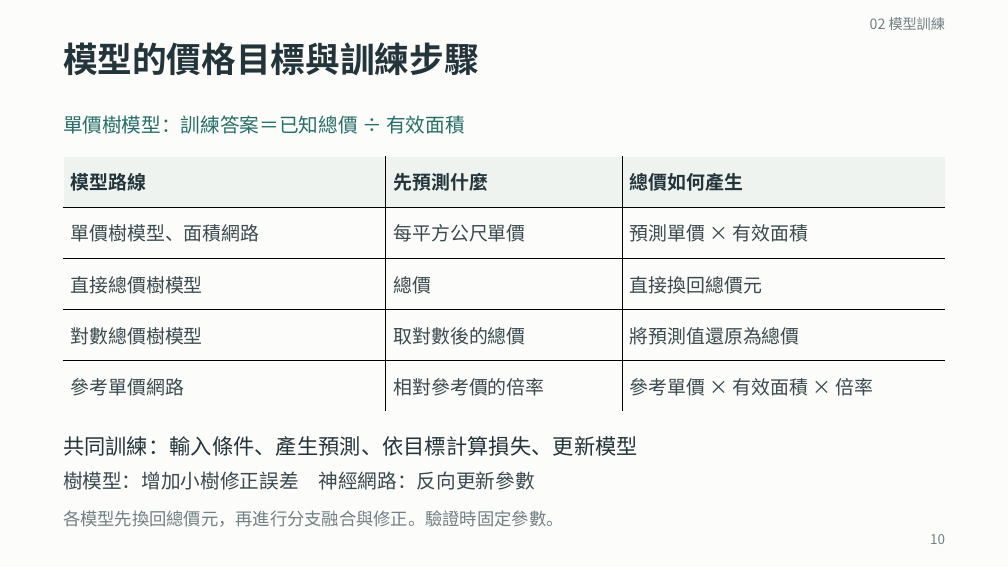
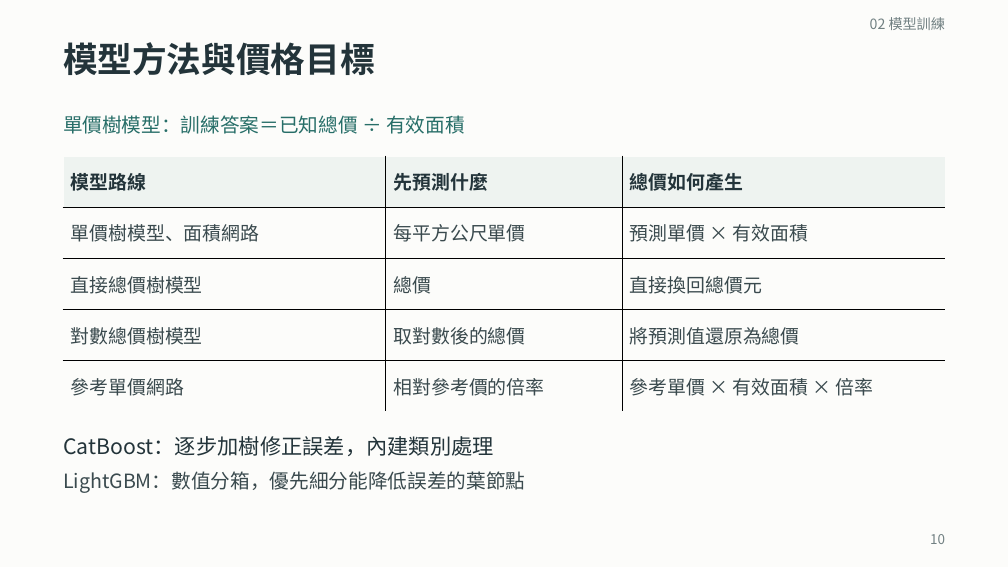
Before and after one commit to ziyi930108/nycu-house-price-regression, a slide deck: slide 10 of teaching/final_presentation/台灣房屋銷售價格預測挑戰賽_上台簡報.pptx. Drawn at 1008x567 pixels with LibreOffice and Linux fonts; fonts in the diff are those of the drawing. Boxes give left, top, right and bottom in pixels: in the first picture for what was removed or moved away, otherwise in the second. Text is boxed around its words. In the diff, an @@ line names an element or a change of style, - is before the commit and + after.

```diff
--- a/teaching/final_presentation/台灣房屋銷售價格預測挑戰賽_上台簡報.pptx
+++ b/teaching/final_presentation/台灣房屋銷售價格預測挑戰賽_上台簡報.pptx
@@ text at [63, 42, 375, 75]: text changed @@
-模型的價格目標與訓練步驟
+模型方法與價格目標
@@ text at [63, 436, 494, 456]: text changed @@
-共同訓練：輸入條件、產生預測、依目標計算損失、更新模型
+CatBoost：逐步加樹修正誤差，內建類別處理
@@ text at [63, 471, 525, 493]: text changed @@
-樹模型：增加小樹修正誤差 神經網路：反向更新參數
+LightGBM：數值分箱，優先細分能降低誤差的葉節點
@@ text removed at [63, 510, 564, 527] @@
-各模型先換回總價元，再進行分支融合與修正。驗證時固定參數。
```
Also in this commit, not shown: 14 other slides changed, 1 slide added, 4 slides removed, 52 other files.
